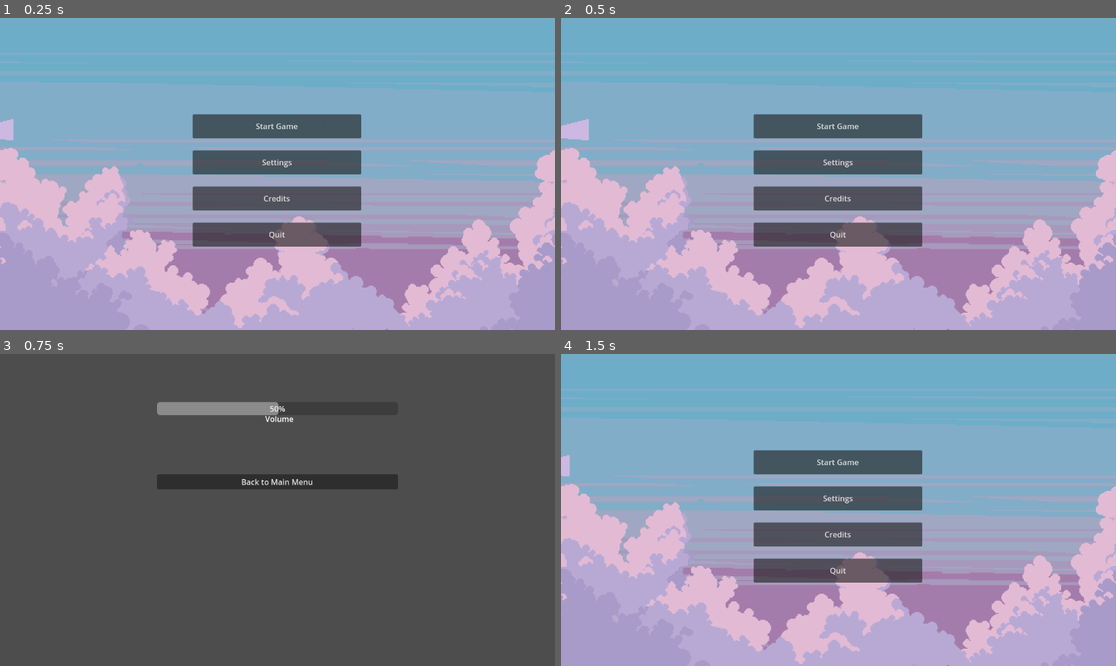
Above: before the commit, frames 1-4 (two rows, left to right).
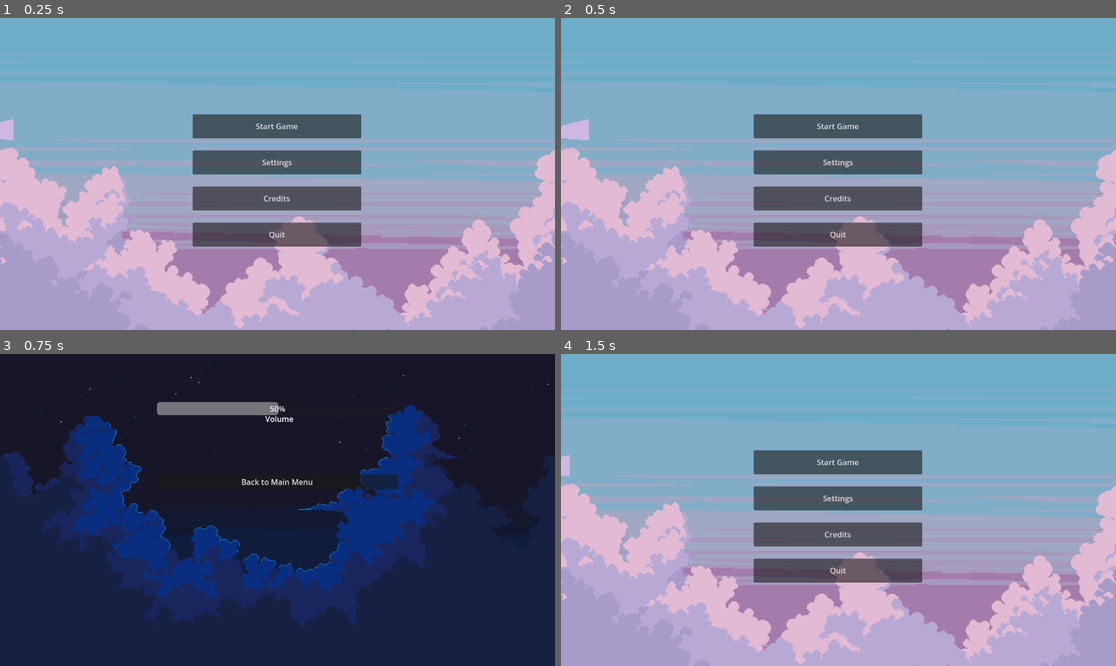
Above: after the commit, the same moments.

Repository: ratgaw/ZombieCafe
Game: Godot game, scene res://ZScenes/Main Menu.tscn
The game is run twice, just before and just after one commit, with the same random seed, the same clock (stepped at 60 frames per second) and the same inputs.
Inputs:
- Up to frame 1 (0.25 s): no input
- Up to frame 2 (0.5 s): no input
- Up to frame 3 (0.75 s): click "Settings" at 0.5 s
- Up to frame 4 (1.5 s): click "Back to Main Menu" at 1.25 s

Frames 1-2 are identical in both runs. In frame 3, 97% of the frame differs, in the area x 0-100%, y 0-100%; in frame 4, nothing differs.

Commit message:
Final Scene Rebuild
Fixed volume settings to respond correctly

Diff:
--- a/Main_Menu/ZScenes/Settings Menu.tscn
+++ b/Main_Menu/ZScenes/Settings Menu.tscn
@@ -1,7 +1,15 @@
-[gd_scene load_steps=3 format=3 uid="uid://ds6dxue6o6u8f"]
+[gd_scene load_steps=7 format=3 uid="uid://ds6dxue6o6u8f"]
 
 [ext_resource type="Script" uid="uid://bwgk2xh2jw0k1" path="res://ZScenes/settings_menu_options.gd" id="1_du2mm"]
+[ext_resource type="Texture2D" uid="uid://4a32ov8qxpjq" path="res://Assets/Backgrounds/Clouds/Clouds 3/1.png" id="1_lpwt2"]
 [ext_resource type="AudioStream" uid="uid://dgp16p668ijv7" path="res://Assets/Sounds/Settings Menu Music.mp3" id="2_bynqc"]
+[ext_resource type="Texture2D" uid="uid://bhrngutypr6vm" path="res://Assets/Backgrounds/Clouds/Clouds 3/3.png" id="2_cnmrj"]
+
+[sub_resource type="StyleBoxTexture" id="StyleBoxTexture_qmswi"]
+texture = ExtResource("1_lpwt2")
+
+[sub_resource type="StyleBoxTexture" id="StyleBoxTexture_nh0im"]
+texture = ExtResource("2_cnmrj")
 
 [node name="Settings Menu" type="Control"]
 layout_mode = 3
@@ -10,6 +18,24 @@
 anchor_bottom = 1.0
 grow_horizontal = 2
 grow_vertical = 2
+
+[node name="Background" type="Panel" parent="."]
+layout_mode = 1
+anchors_preset = 15
+anchor_right = 1.0
+anchor_bottom = 1.0
+grow_horizontal = 2
+grow_vertical = 2
+theme_override_styles/panel = SubResource("StyleBoxTexture_qmswi")
+
+[node name="Background Clouds" type="Panel" parent="."]
+layout_mode = 1
+anchors_preset = 15
+anchor_right = 1.0
+anchor_bottom = 1.0
+grow_horizontal = 2
+grow_vertical = 2
+theme_override_styles/panel = SubResource("StyleBoxTexture_nh0im")
 
 [node name="MenuOptions" type="GridContainer" parent="."]
 custom_minimum_size = Vector2(500, 0)
@@ -30,12 +56,6 @@
 layout_mode = 2
 size_flags_horizontal = 3
 
-[node name="Volume Slider" type="HSlider" parent="MenuOptions/Volume Control"]
-light_mask = 0
-visibility_layer = 0
-custom_minimum_size = Vector2(500, 30)
-layout_mode = 2
-
 [node name="Volume Display" type="ProgressBar" parent="MenuOptions/Volume Control"]
 custom_minimum_size = Vector2(500, 0)
 layout_mode = 2
@@ -46,6 +66,12 @@
 layout_mode = 2
 text = "
 													  Volume"
+
+[node name="Volume Slider" type="HSlider" parent="MenuOptions/Volume Control"]
+visibility_layer = 0
+custom_minimum_size = Vector2(500, 30)
+layout_mode = 2
+size_flags_horizontal = 3
 
 [node name="Back to Main" type="Button" parent="MenuOptions"]
 layout_mode = 2
